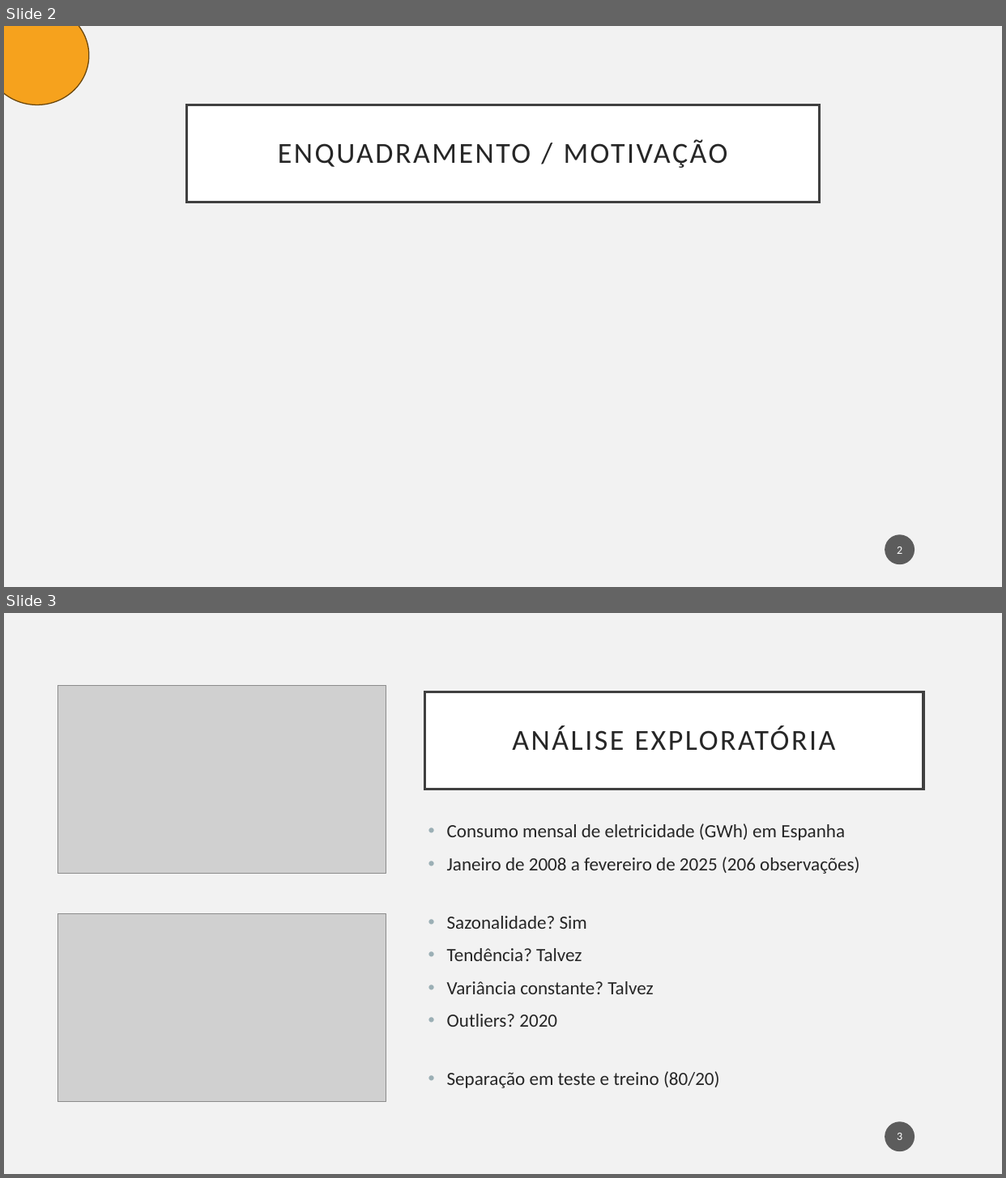
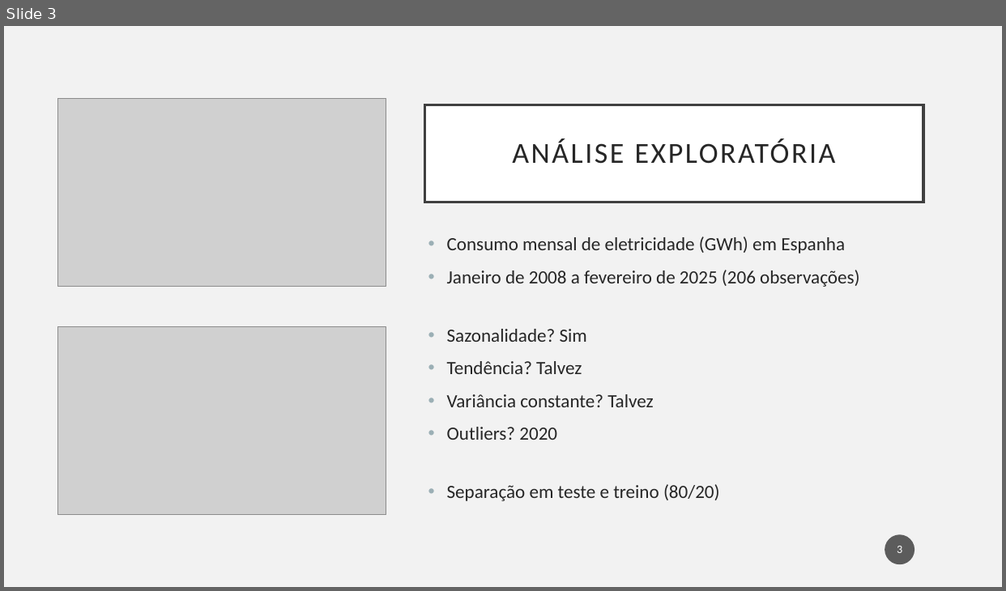
Before and after one commit to Hugoverissimo21/ElectricityForecastES, a slide deck: slides.pptx. Shown one above the other, each under a label of ours: slides 2 and 3 before the commit, slide 3 after it. The pictures are 1006x1178 and 1006x591 pixels, drawn with LibreOffice and Linux fonts; fonts in the diff are those of the drawing; grey boxes stand for pictures. Boxes give left, top, right and bottom in pixels: in the first picture for what was removed or moved away, otherwise in the second. Text is boxed around its words. In the diff, an @@ line names an element or a change of style, - is before the commit and + after.

```diff
--- a/slides.pptx
+++ b/slides.pptx
@@ slide 2 removed at bbox=[4, 26, 1002, 587], background #F2F2F2 @@
@@ ellipse removed at bbox=[4, 26, 88, 105] @@
@@ title removed at bbox=[187, 105, 819, 202] @@
-ENQUADRAMENTO / MOTIVAÇÃO
@@ page number removed at bbox=[885, 535, 915, 565] @@
-2
```
Also in this commit, not shown: 4 slides changed, 2 slides added, 1 other file.
